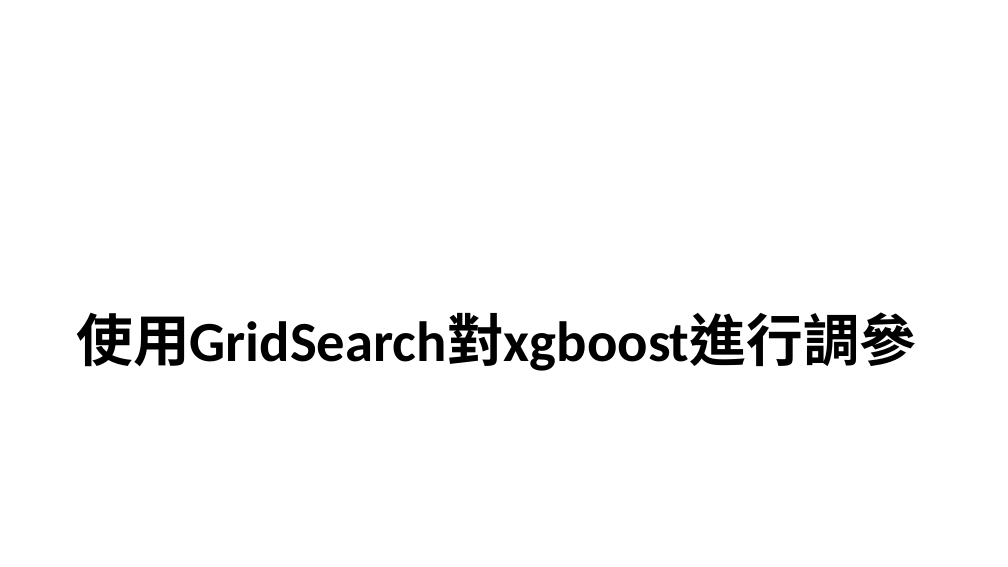
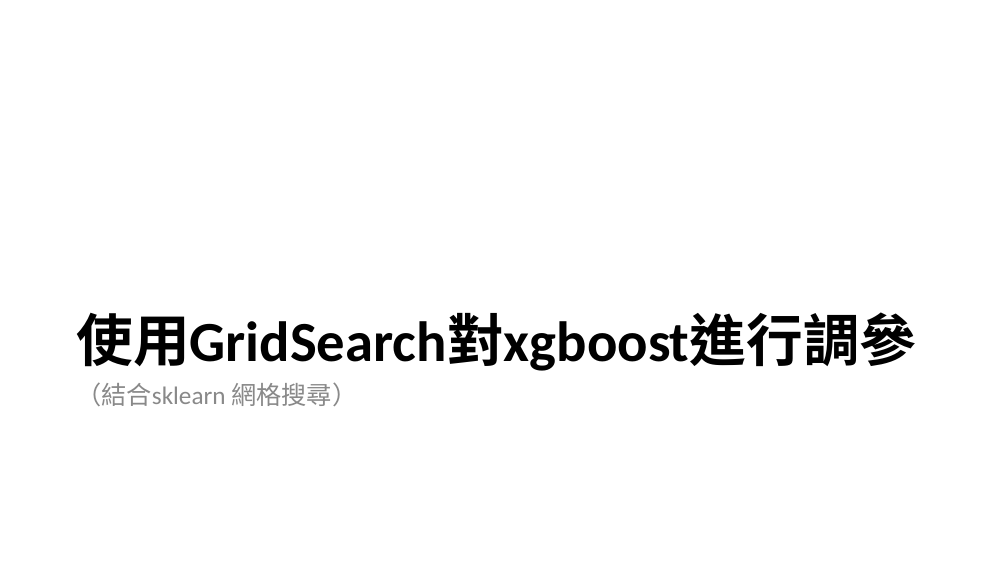
Before and after one commit to lokcyi/AI, a slide deck: slide 20 of ClassMaterial/20210308/XGBoost介紹.ppt (slide 25 before the commit). Drawn at 1008x567 pixels with LibreOffice and Linux fonts; fonts in the diff are those of the drawing. Boxes give left, top, right and bottom in pixels: in the first picture for what was removed or moved away, otherwise in the second. Text is boxed around its words. In the diff, an @@ line names an element or a change of style, - is before the commit and + after.

```diff
--- a/ClassMaterial/20210308/XGBoost介紹.ppt
+++ b/ClassMaterial/20210308/XGBoost介紹.ppt
@@ text added at box(76, 382, 357, 406), 24 pt, text #898989 @@
+（結合sklearn 網格搜尋）
```
Also in this commit, not shown: 10 other slides changed, 2 slides added, 4 other files.
